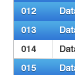
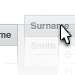
Two versions of the same layered image (75px x 75px). Layer-by-layer changes:
hid group "multiple selection" (10 layers) over [6, 0, 75, 75]
showed group "column ordering" (5 layers) over [0, 13, 75, 75]
added layer "cursor copy 7" in group "column ordering" over [61, 25, 71, 44]
